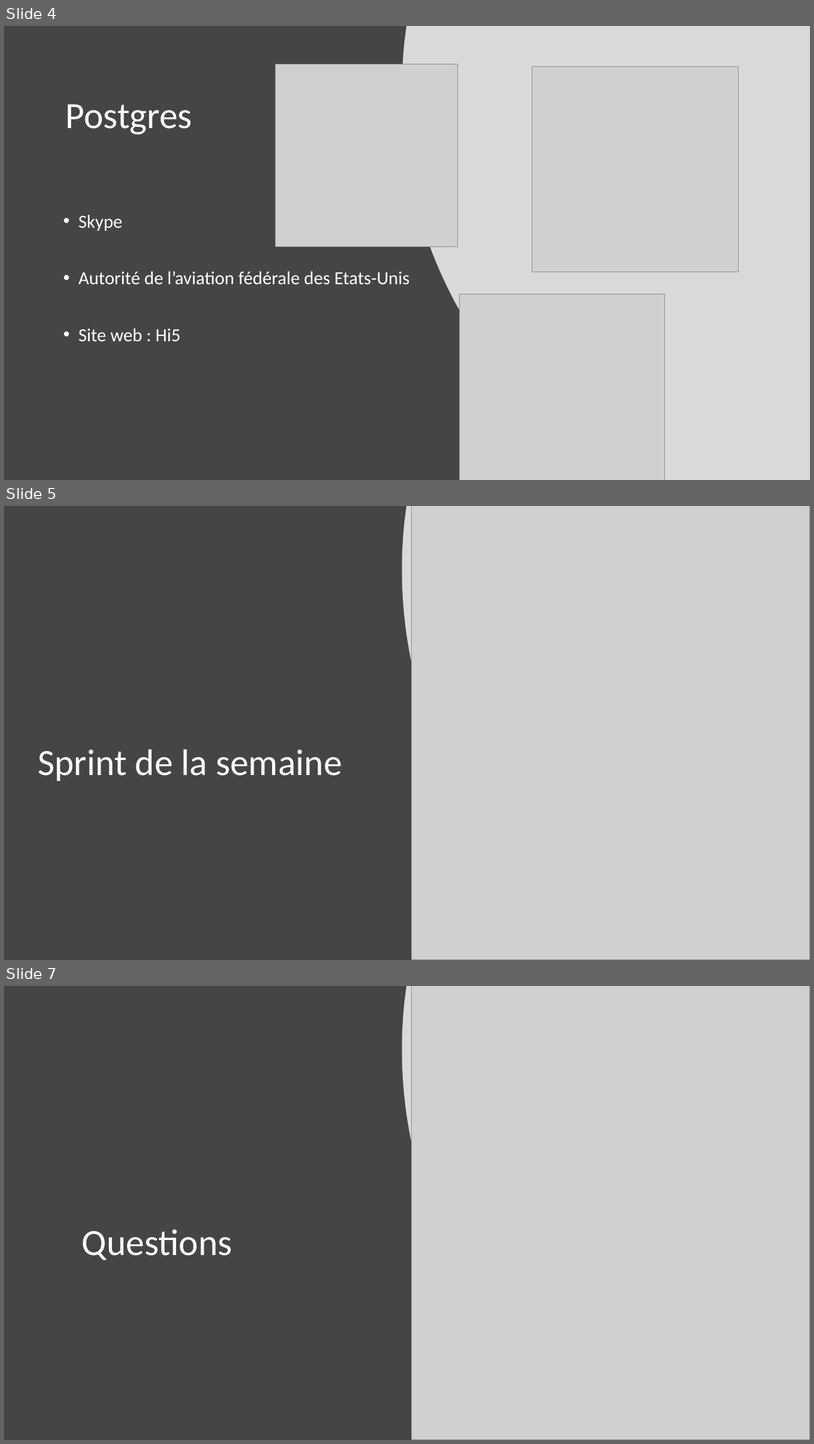
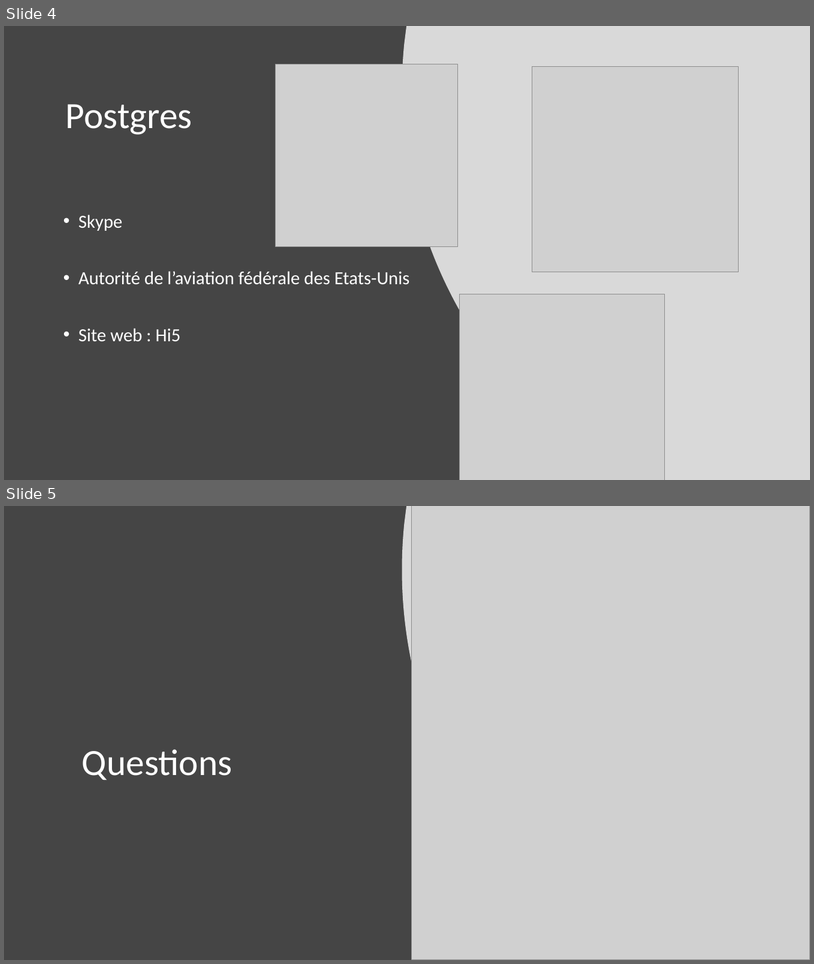
Before and after one commit to heptagonemedia/projet_imr, a slide deck: Presentations/septembre/18-09-2019/Présentation.pptx. Shown one above the other, each under a label of ours: slides 4, 5 and 7 before the commit, slides 4 and 5 after it; the slides between them are not shown. The pictures are 814x1444 and 814x964 pixels, drawn with LibreOffice and Linux fonts; fonts in the diff are those of the drawing; grey boxes stand for pictures. Boxes give left, top, right and bottom in pixels: in the first picture for what was removed or moved away, otherwise in the second. Text is boxed around its words. In the diff, an @@ line names an element or a change of style, - is before the commit and + after.

```diff
--- a/Presentations/septembre/18-09-2019/Présentation.pptx
+++ b/Presentations/septembre/18-09-2019/Présentation.pptx
@@ slide 5 removed at [4, 506, 810, 960], background #454545 @@
@@ freeform shape removed at [402, 506, 810, 960] @@
@@ picture removed at [413, 506, 810, 960] @@
@@ title removed at [38, 749, 342, 781] @@
-Sprint de la semaine
@@ what was slide 7 is now slide 5 @@
```
Also in this commit, not shown: 1 slide changed, 1 other slide removed.
